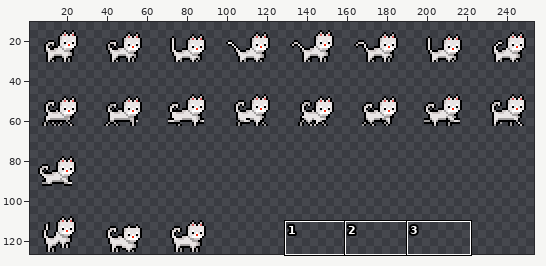
One commit to this sprite sheet: Assests/GatoBlanco/sprites/gato-normal.png. Above: a wide view before the commit, with the close-up outlined.
Close-up. Before the edit:
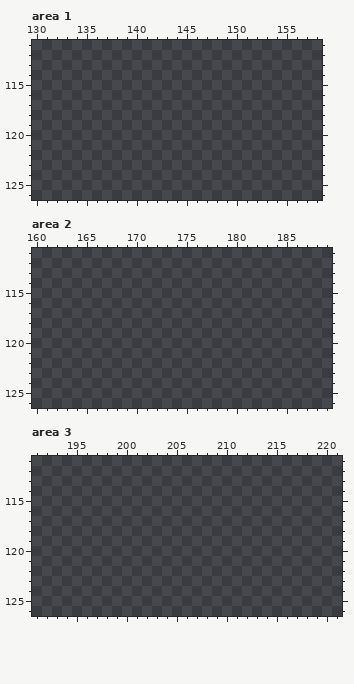
The file is 320x127 pixels. Shown: area 1: x 130..158, y 111..126; area 2: x 160..189, y 111..126; area 3: x 191..221, y 111..126. The wide view leaves out empty margins. The commit also changed other parts of the picture, which this record leaves out.
Palette (. is transparent): 
And afterwards:
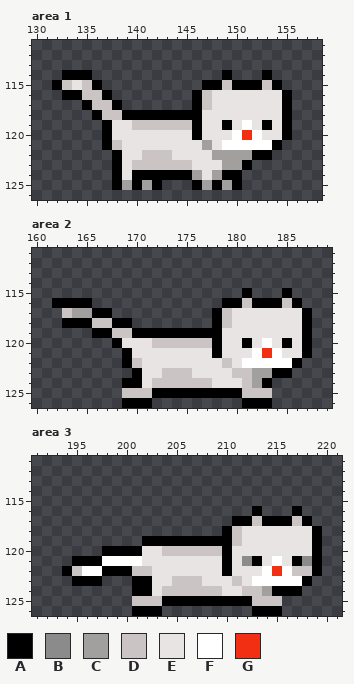
Colours new in this view: A #000000  B #8b8b8b  C #a29f9f  D #cbc4c4  E #e8e4e4  F #ffffff  G #f22e13
Diff:
Changed rows in their new state; - is an unchanged pixel.
Area 1:
first column x 132:
114 -AAA-------------A---A--
115 ADEDA----------AADAAADA-
116 -AADDA--------ADEEEEEEEA
117 ---ADDA-------ADEEEEEEEA
118 ----ADDAAAAAAAAEEEEEEEEA
119 -----AEEDDDDDDAEEAEFEAEA
120 -----AEEEEEEEEAEEEFGFEEA
121 -----ADEEEEEEEECEFFFFFA-
122 ------AEEDDDEEEECCCCAA--
123 ------AEDDDDDDEEECCA----
124 ------AEAAAAAACECAA-----
125 ------ACACA---ACACA-----
Area 2:
first column x 162:
115 -------------------A---A--
116 AAAA-------------AADAAADA-
117 -DCCAA----------ADEEEEEEEA
118 -AAADDAA--------ADEEEEEEEA
119 ----AADDAAAAAAAAAEEEEEEEEA
120 ------AEEEDDDDDDAEEAEFEAEA
121 -------AEEEEEEEEAEEEFGFEEA
122 -------ADEEEEEEEEDEFFFFFA-
123 --------AEEDDDEEEEDDCCAA--
124 -------AAEDDDDDDEEEDCA----
125 -------DDDAAAAAAAAADDD----
126 -------AAA---------AAA----
Area 3:
first column x 194:
116 -------------------A---A--
117 -----------------AADAAADA-
118 ----------------ADEEEEEEEA
119 --------AAAAAAAAADEEEEEEEA
120 ----AAAAEEDDDDDDAEEEEEEEEA
121 -AAAFFFFEEEEEEEEAEBAEFEABA
122 ADFFAAADDEEEEEEEAEEEFGFDDA
123 -AAA---AAEEDDDEEEDEFFFFFA-
124 -------AAEDDDDDDEEDDCAAA--
125 -------DDDAAAAAAAAADDD----
126 -------AAA---------AAA----
Boxes around the changes in both close-ups, in picture pixels (x1, y1, x2, y2):
added: (52, 70, 292, 190)
added: (52, 288, 312, 408)
added: (62, 506, 322, 616)
